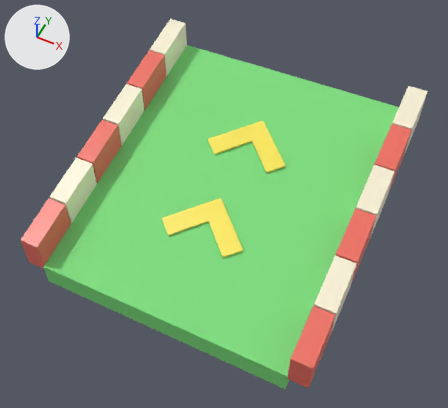
The glTF model static/models/kit/carnival_ramp_up_15deg_6x6.glb, before and after one commit.
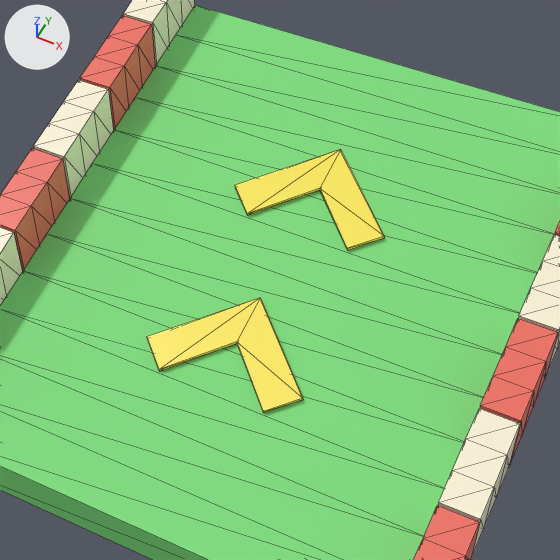
Each version is shown whole from a 50 mm camera at (3.83, -7.9, 9.97) aimed at (0.05, -0.34, 0.51), then close up on the part from 19% to 84% of the width and 10% to 82% of the height. The lights are fixed; the arrows at upper left show +X, +Y and +Z. The last two pictures show the newer version. The close-ups show mesh edges as thin lines. Objects named as collision shapes, trigger or cutter boxes, shadow casters or lower levels of detail are left out.

Script lines for the objects in view, before the commit:
```python
me_mesh_detail_chevrons = bpy.data.meshes.new('Mesh_Detail_Chevrons')
me_mesh_detail_chevrons.from_pydata(...)  # 24 vertices, 40 faces; spans x -0.9..0.9, y -1.5..1.64, z 0.39..1.22
me_mesh_detail_chevrons.materials.append(mat_mat_yellow_001)  # yellow #fdea59
me_mesh_floor_002 = bpy.data.meshes.new('Mesh_Floor.002')
me_mesh_floor_002.from_pydata(...)  # 52 vertices, 100 faces; spans x -2.6..2.6, y -3.0..3.0, z -0.5..1.5
me_mesh_floor_002.materials.append(mat_mat_fairwayturf)  # green #7cdd7c
me_mesh_wall_r_002 = bpy.data.meshes.new('Mesh_Wall_R.002')
me_mesh_wall_r_002.from_pydata(...)  # 96 vertices, 168 faces; spans x 2.6..3.0, y -2.99..2.99, z -0.12..2.1
# faces by material slot: [84, 84]
me_mesh_wall_r_002.materials.append(mat_mat_railred_001)  # red #ef6f61
me_mesh_wall_r_002.materials.append(mat_mat_railcream)  # pale yellow #faf2d7
ob_mesh_detail_chevrons = bpy.data.objects.new('Mesh_Detail_Chevrons', me_mesh_detail_chevrons)
ob_mesh_detail_chevrons.location = (0.0, 0.0, 0.0)
ob_mesh_floor_002 = bpy.data.objects.new('Mesh_Floor.002', me_mesh_floor_002)
ob_mesh_floor_002.location = (0.0, 0.0, 0.0)
ob_mesh_wall_r_002 = bpy.data.objects.new('Mesh_Wall_R.002', me_mesh_wall_r_002)
ob_mesh_wall_r_002.location = (0.0, 0.0, 0.0)
# also in view: 'Mesh_Wall_L.002' at (-2.8, 0.0, 0.99)
```
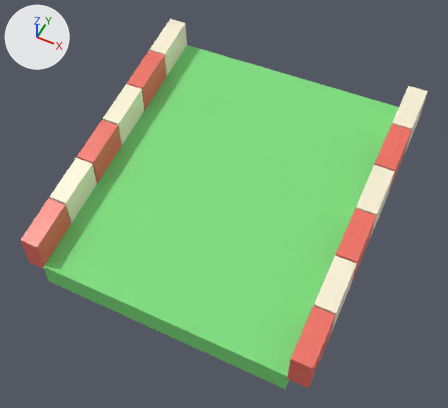
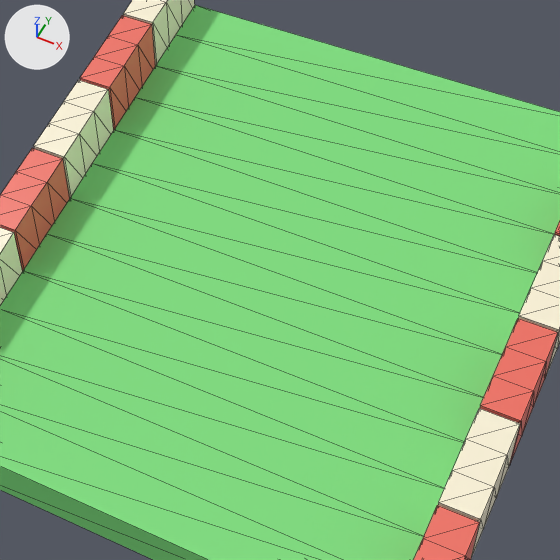
Commit message: fix(assets): remove decorative chevrons from non-booster Carnival track tiles

Pixel boxes [x1, y1, x2, y2] of what changed, in the close-ups (560 x 560 px):
'Mesh_Detail_Chevrons', deleted (yellow)
    before: [147, 149, 384, 413]

The change, as a diff of the scene's bpy script:
```diff
--- a/static/models/kit/carnival_ramp_up_15deg_6x6.glb.py
+++ b/static/models/kit/carnival_ramp_up_15deg_6x6.glb.py
@@ ob_mesh_detail_chevrons @@
-ob_mesh_detail_chevrons = bpy.data.objects.new('Mesh_Detail_Chevrons', me_mesh_detail_chevrons)
-ob_mesh_detail_chevrons.location = (0.0, 0.0, 0.0)
```
